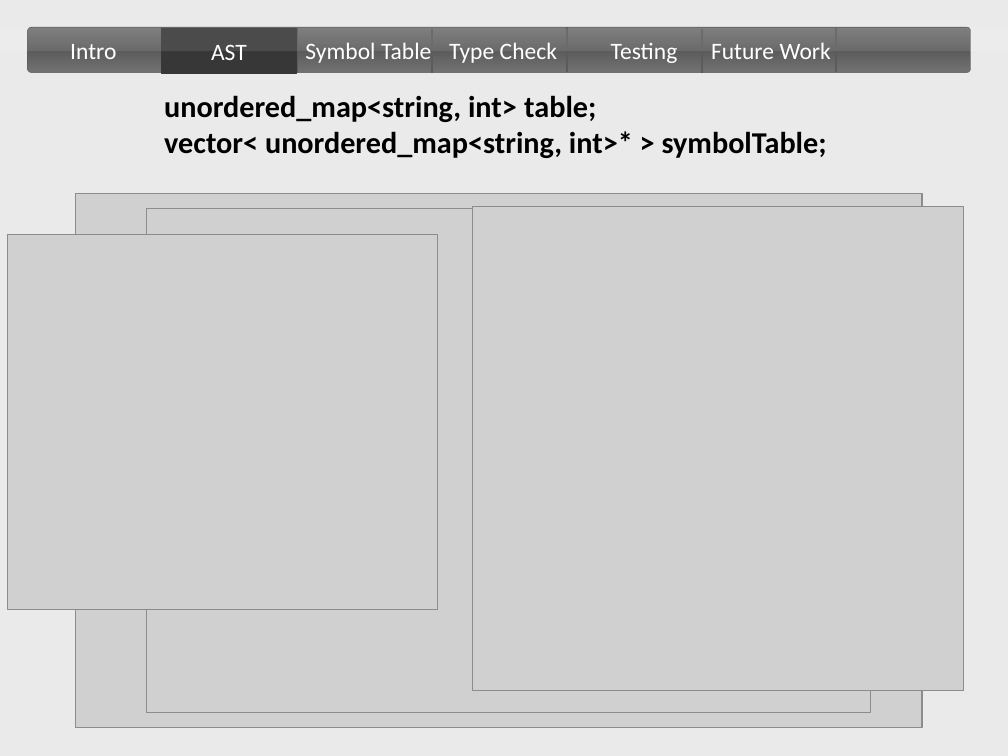
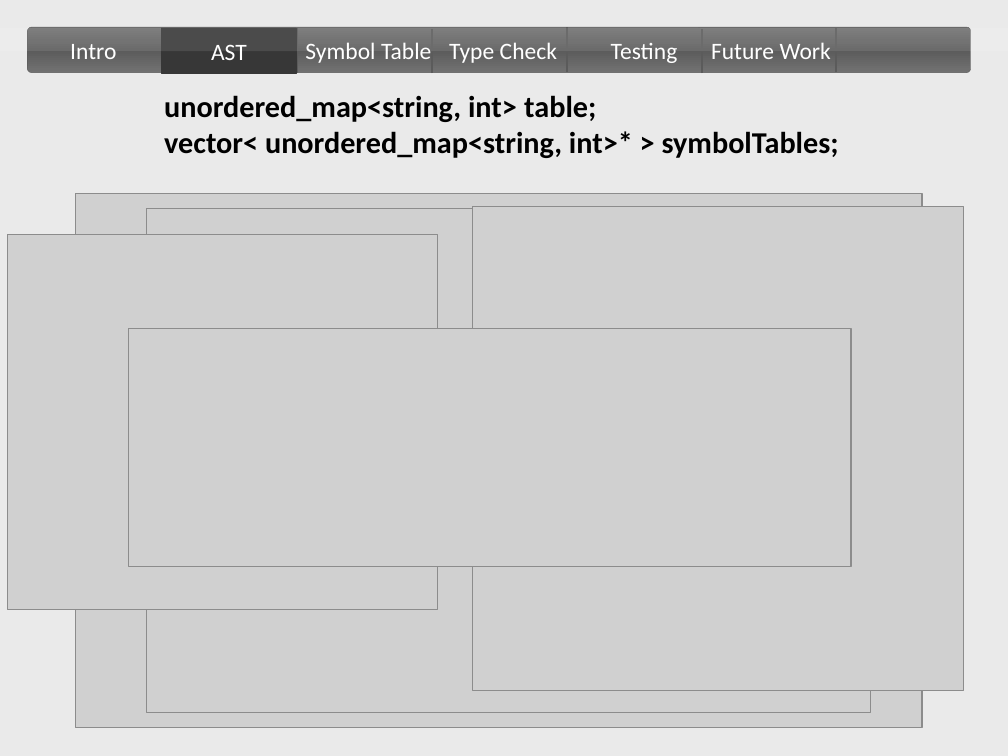
Before and after one commit to aaaeeeo/51300-Compiler, a slide deck: slide 5 of project-presentation.pptx. Drawn at 1008x756 pixels with LibreOffice and Linux fonts; fonts in the diff are those of the drawing; grey boxes stand for pictures. Boxes give left, top, right and bottom in pixels: in the first picture for what was removed or moved away, otherwise in the second. Text is boxed around its words. In the diff, an @@ line names an element or a change of style, - is before the commit and + after.

Commit message:
presentation

```diff
--- a/project-presentation.pptx
+++ b/project-presentation.pptx
@@ text at bbox=[164, 131, 839, 158]: text changed @@
-vector< unordered_map<string, int>* > symbolTable;
+vector< unordered_map<string, int>* > symbolTables;
@@ picture added at bbox=[128, 328, 851, 566] @@
```
Also in this commit, not shown: 1 other slide changed, 1 slide removed, 1 other file.
